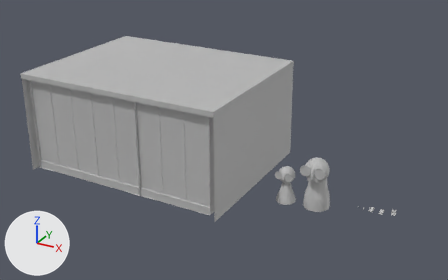
An edit to the FBX model GGJ-2022-TeamCheap/Assets/Meshes/mdl_stanza_anziano_NO-TXT.fbx, drawn before and after from the same camera.
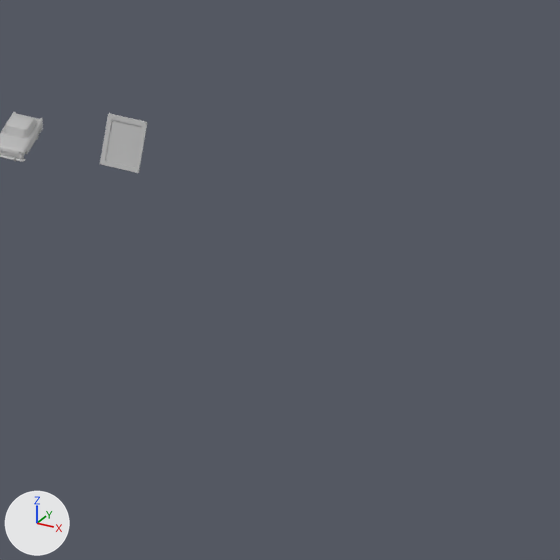
The first picture shows the older version from a camera (50 mm lens) standing at (69.6, -101.8, 60.9) and looking at (18.4, -8.7, 14.3). The close-ups show both versions on the part from 85% to 99% of the width and 70% to 93% of the height of that picture; other places that the commit changed are outside them. Arrows for +X, +Y and +Z are at lower left; the lights stay in place. Where no turn or scale is listed for an object, it has been applied to the vertices.

The older version as bpy lines, for what is in view:
```python
me_mesh_033 = bpy.data.meshes.new('Mesh.033')
me_mesh_033.from_pydata(...)  # 40 vertices, 33 faces; spans x -0.416..0.416, y -0.276..0.248, z -0.001..1.086
me_mesh_033.materials.append(mat_cornice_foto1)  # grey #bcbcbc
me_mesh_034 = bpy.data.meshes.new('Mesh.034')
me_mesh_034.from_pydata(...)  # 1939 vertices, 2185 faces; spans x -0.38..0.38, y -0.91..0.78, z -0.11..0.47
me_mesh_034.materials.append(mat_macchina_vecchia)  # grey #bcbcbc
ob_cornice_foto = bpy.data.objects.new('CORNICE_FOTO', me_mesh_033)
ob_cornice_foto.location = (49.11, 0.0, 2.43)
ob_macchina_giocattolo_vecchia = bpy.data.objects.new('MACCHINA_GIOCATTOLO_VECCHIA', me_mesh_034)
ob_macchina_giocattolo_vecchia.location = (46.97, -0.31, 2.54)
```
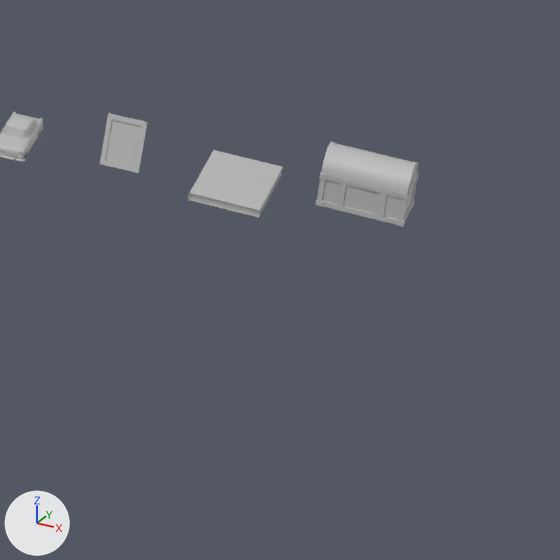
What changed in the scene script:
```text
Add mat_libro:
    mat_libro = principled_material('LIBRO')
    mat_libro.base_color = (0.5, 0.5, 0.5)  # grey #bcbcbc
Add me_mesh_040:
    me_mesh_040.from_pydata(...)  # 104 vertices, 102 faces; spans x 0.08..1.54, y -1.0..1.0, z -0.18..0.0
    me_mesh_040.materials.append(mat_libro)  # grey #bcbcbc
Add me_mesh_042:
    me_mesh_042.from_pydata(...)  # 210 vertices, 240 faces; spans x -0.9..0.89, y -0.79..0.21, z -0.71..0.04
    me_mesh_042.materials.append(mat_legno_libreria_larga2)  # grey #bcbcbc
Add me_mesh_041:
    me_mesh_041.from_pydata(...)  # 205 vertices, 236 faces; spans x -0.88..0.88, y -0.96..0.01, z -0.01..0.46
    me_mesh_041.materials.append(mat_legno_libreria_larga2)  # grey #bcbcbc
Add ob_libro1:
    ob_libro1 = bpy.data.objects.new('LIBRO1', me_mesh_040)
    ob_libro1.location = (50.67, 0.0, 2.72)
Add ob_base:
    ob_base = bpy.data.objects.new('BASE', me_mesh_042)
    ob_base.location = (53.98, 1.02, 3.16)
Add ob_coperchio:
    ob_coperchio = bpy.data.objects.new('COPERCHIO', me_mesh_041)
    ob_coperchio.location = (53.98, 1.21, 3.19)
```

Location of each change, [x1, y1, x2, y2] in pixels of the close-ups (560 x 560 px):
'LIBRO1', added
    after: [188, 150, 283, 218]
'BASE', added
    after: [315, 173, 418, 227]
'COPERCHIO', added
    after: [321, 142, 418, 195]
